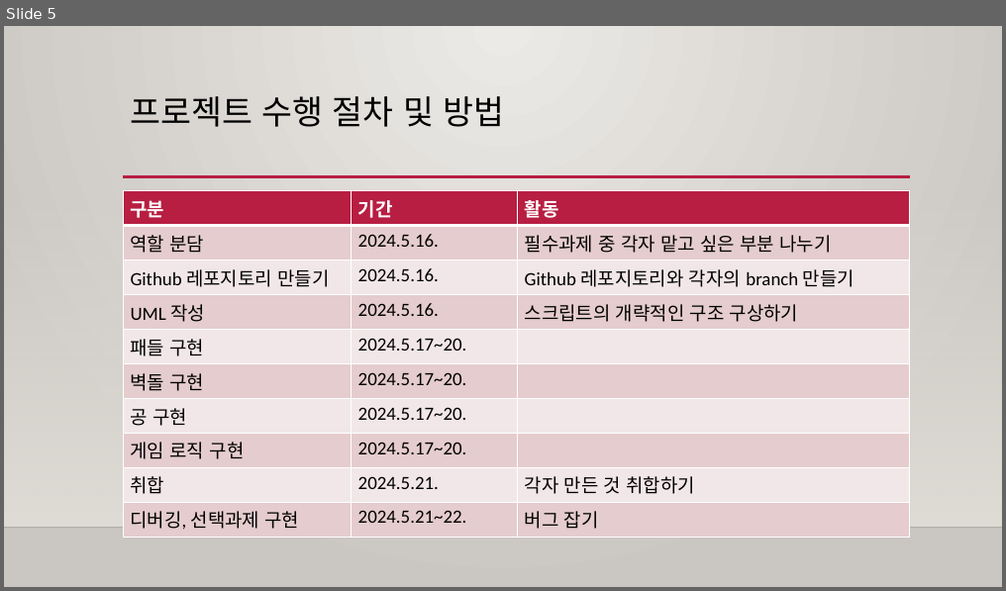
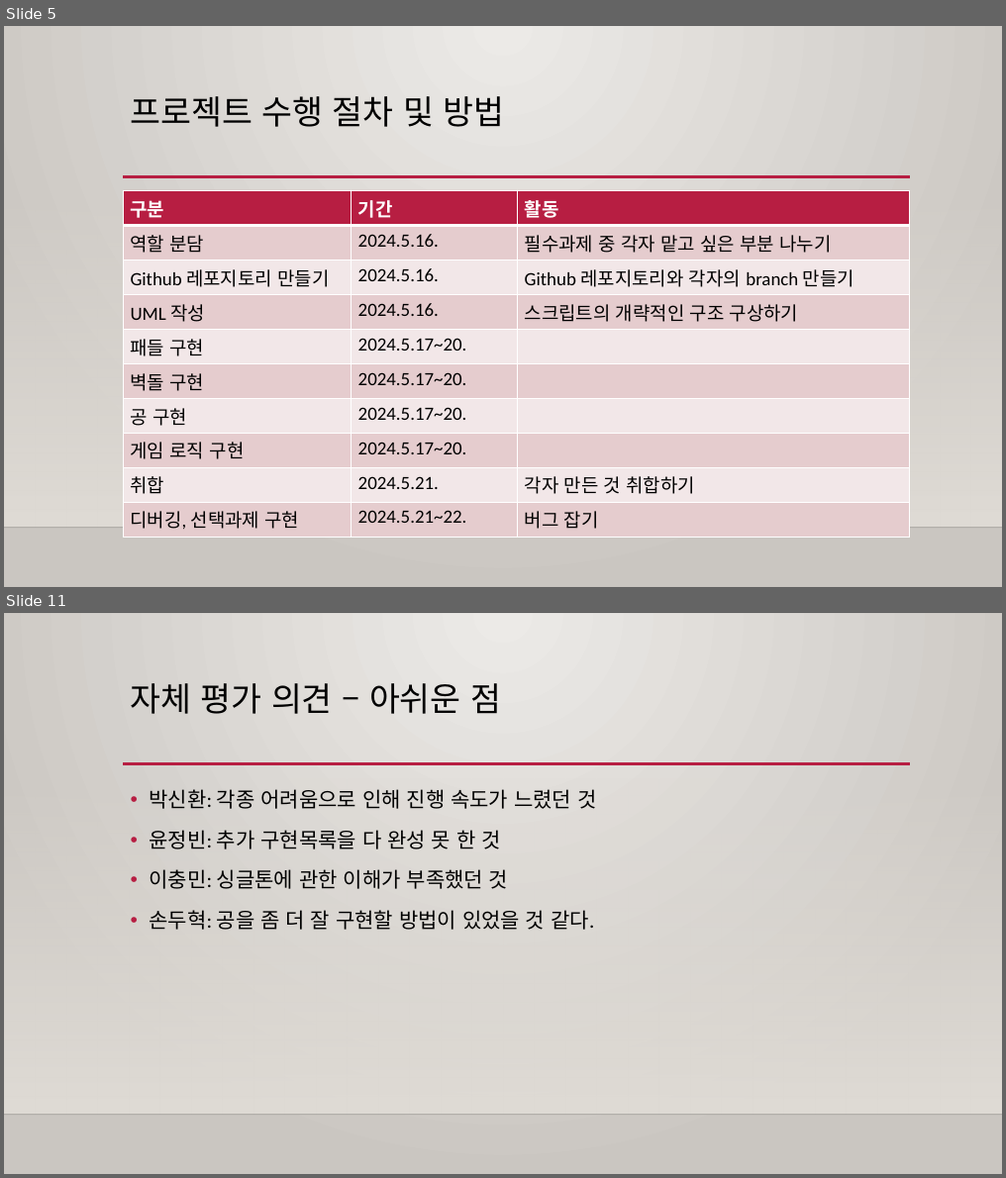
Before and after one commit to Bin2y/Break-Out, a slide deck: 결과보고서_B11팀(벽돌깨기).pptx. Shown one above the other, each under a label of ours: slide 5 before the commit, slides 5 and 11 after it; the slides between them are not shown. The pictures are 1006x591 and 1006x1178 pixels, drawn with LibreOffice and Linux fonts; fonts in the diff are those of the drawing; background and template pictures are left out. Boxes give left, top, right and bottom in pixels: in the first picture for what was removed or moved away, otherwise in the second. Text is boxed around its words. In the diff, an @@ line names an element or a change of style, - is before the commit and + after.

```diff
--- a/결과보고서_B11팀(벽돌깨기).pptx
+++ b/결과보고서_B11팀(벽돌깨기).pptx
@@ slide 11 added at (4, 613, 1002, 1174), background gradient #ECEAE7 to #CAC7C1; not listed: 3 template elements that a slide beside it also shows @@
@@ title added at (131, 683, 501, 714), 32 pt, text #000000 @@
+자체 평가 의견 – 아쉬운 점
@@ text added at (149, 789, 596, 930), 20 pt, text #000000 @@
+• 박신환: 각종 어려움으로 인해 진행 속도가 느렸던 것
+• 윤정빈: 추가 구현목록을 다 완성 못 한 것
+• 이충민: 싱글톤에 관한 이해가 부족했던 것
+• 손두혁: 공을 좀 더 잘 구현할 방법이 있었을 것 같다.
```
Also in this commit, not shown: 7 slides changed, 3 other slides added.
